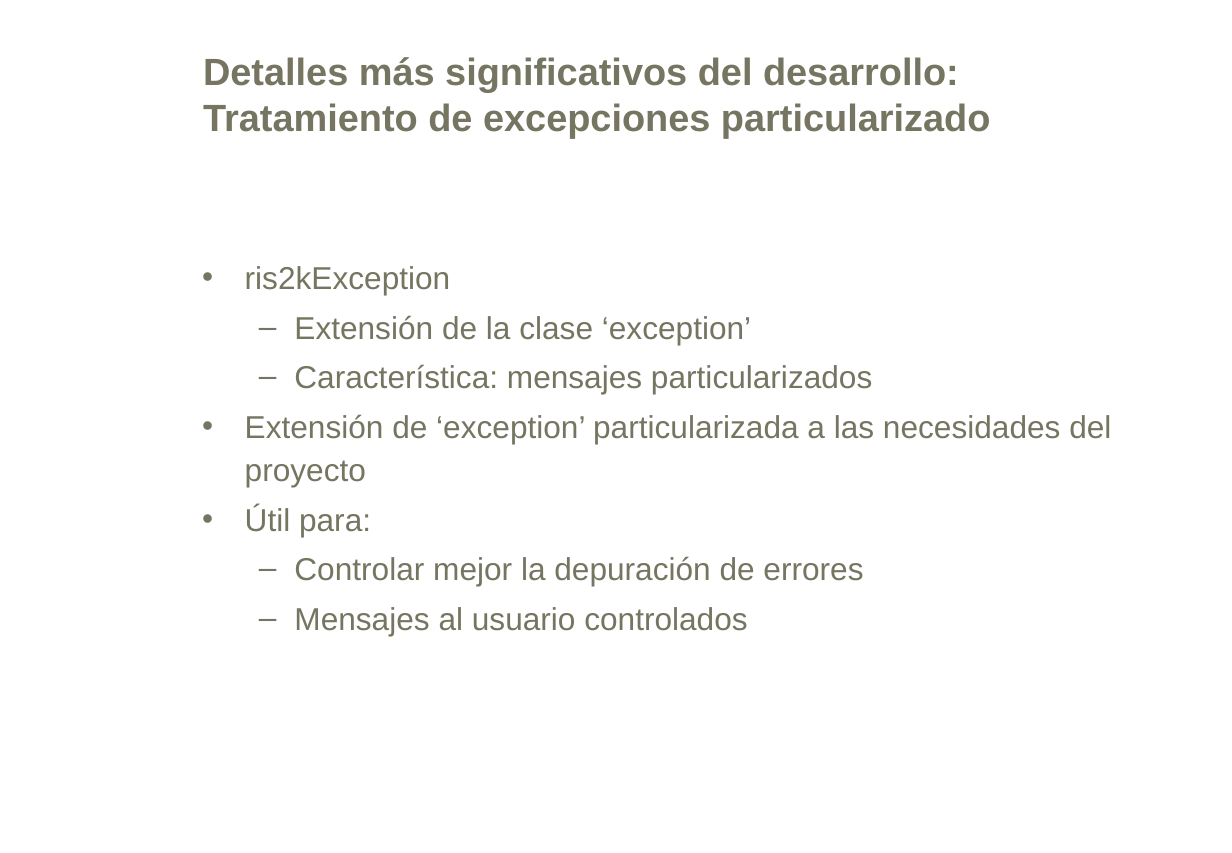
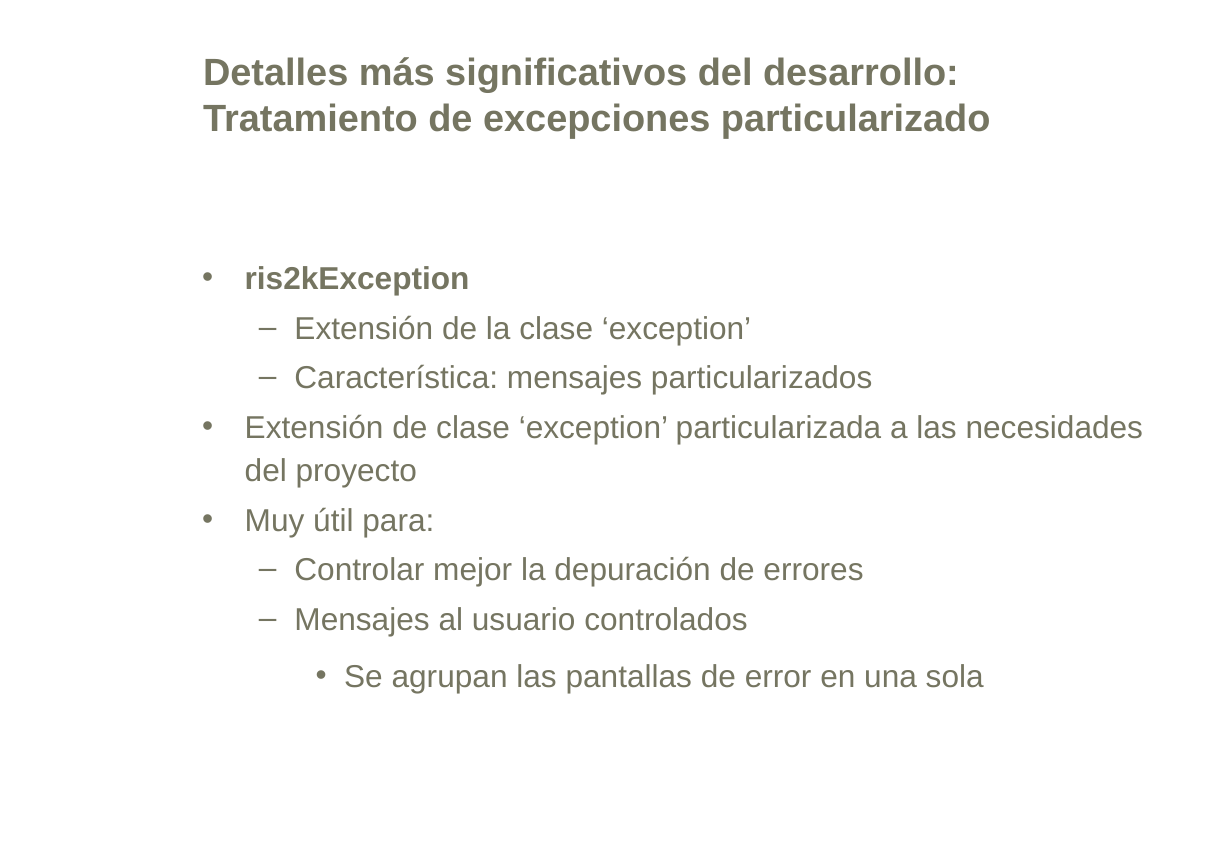
Before and after one commit to Betisman/ris2k, a slide deck: slide 8 of ris2k/doc/presentacion.ppt. Drawn at 1232x853 pixels with LibreOffice and Linux fonts; fonts in the diff are those of the drawing; background and template pictures are left out. Boxes give left, top, right and bottom in pixels: in the first picture for what was removed or moved away, otherwise in the second. Text is boxed around its words. In the diff, an @@ line names an element or a change of style, - is before the commit and + after.

```diff
--- a/ris2k/doc/presentacion.ppt
+++ b/ris2k/doc/presentacion.ppt
@@ text at bbox=[245, 266, 470, 295]: bold on in "ris2kException" @@
@@ text at bbox=[245, 414, 1143, 537]: text changed @@
-• Extensión de ‘exception’ particularizada a las necesidades del proyecto
-• Útil para:
+• Extensión de clase ‘exception’ particularizada a las necesidades del proyecto
+• Muy útil para:
@@ text at bbox=[344, 664, 984, 693]: paragraph added @@
+    • Se agrupan las pantallas de error en una sola
```
Also in this commit, not shown: 5 other slides changed, 3 slides added.
